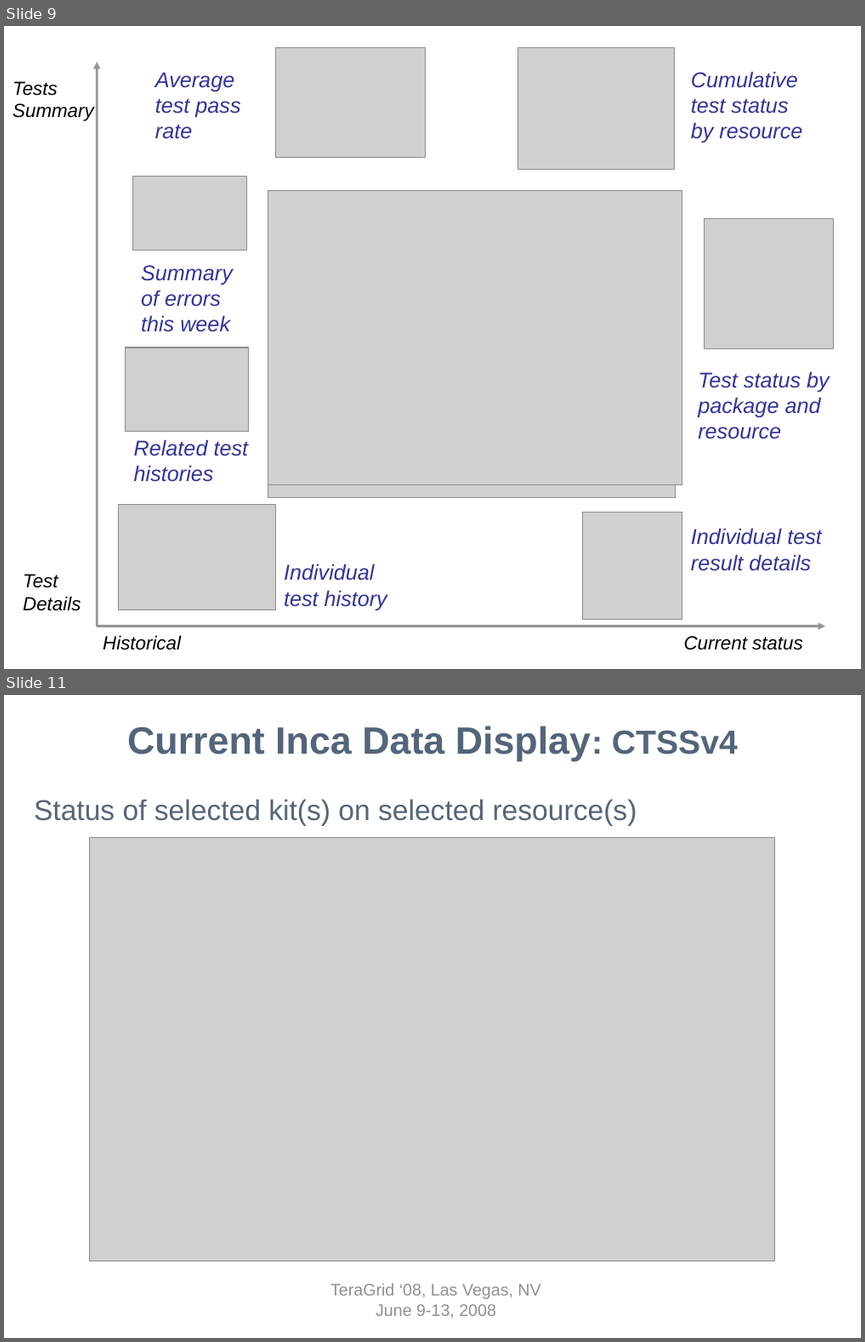
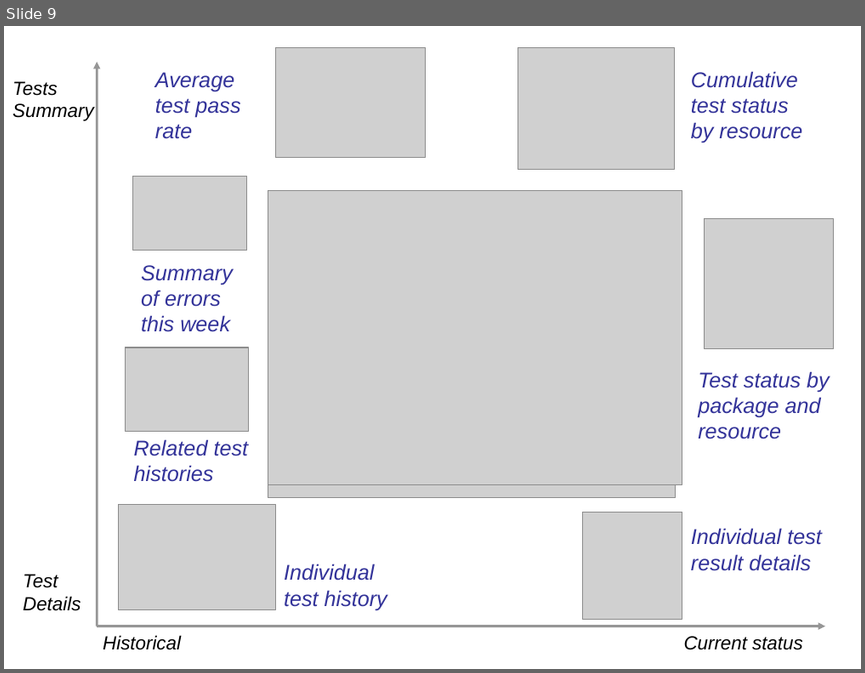
Before and after one commit to IncaProject/inca-xsede, a slide deck: talks/tg08/inca-tg08.ppt. Shown one above the other, each under a label of ours: slides 9 and 11 before the commit, slide 9 after it; the slides between them are not shown. The pictures are 865x1342 and 865x673 pixels, drawn with LibreOffice and Linux fonts; fonts in the diff are those of the drawing; grey boxes stand for pictures; background and template pictures are left out. Boxes give left, top, right and bottom in pixels: in the first picture for what was removed or moved away, otherwise in the second. Text is boxed around its words. In the diff, an @@ line names an element or a change of style, - is before the commit and + after.

```diff
--- a/talks/tg08/inca-tg08.ppt
+++ b/talks/tg08/inca-tg08.ppt
@@ slide 11 removed at box(4, 695, 861, 1338), background #FFFFFF @@
@@ title removed at box(127, 726, 738, 761) @@
-Current Inca Data Display: CTSSv4
@@ text removed at box(34, 799, 637, 826) @@
-Status of selected kit(s) on selected resource(s)
@@ picture removed at box(90, 838, 775, 1260) @@
@@ text removed at box(330, 1283, 540, 1318) @@
-TeraGrid ‘08, Las Vegas, NV
-June 9-13, 2008
```
Also in this commit, not shown: 6 slides changed, 3 slides added, 7 other slides removed.
